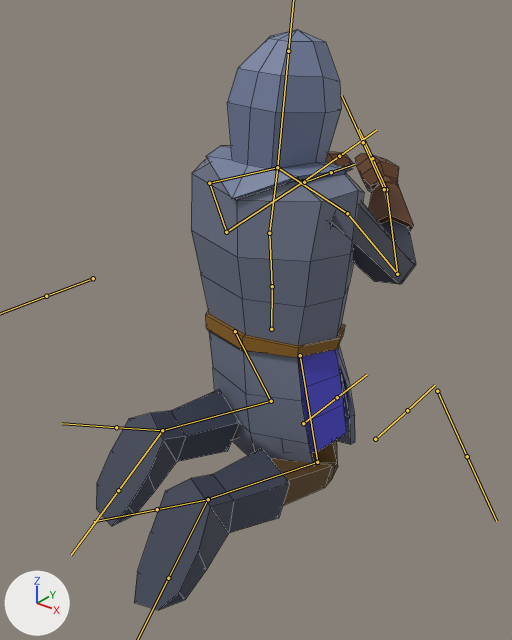
One commit to the FBX model Assets/Models/swordsman.fbx: the scene before it, then after it.
Camera for both pictures: a camera (50 mm lens) standing at (1.244, -1.637, 1.477) and looking at (0.04, -0.133, 0.545). Arrows for +X, +Y and +Z are at lower left; the lights stay in place. Both versions are drawn at frame 74 of the action 'Armature|Kneel'; the numbers are the values there. The bones that bend it are drawn over the model as lines. Mesh edges are drawn as thin lines.

Objects in the first picture: 'Body'.
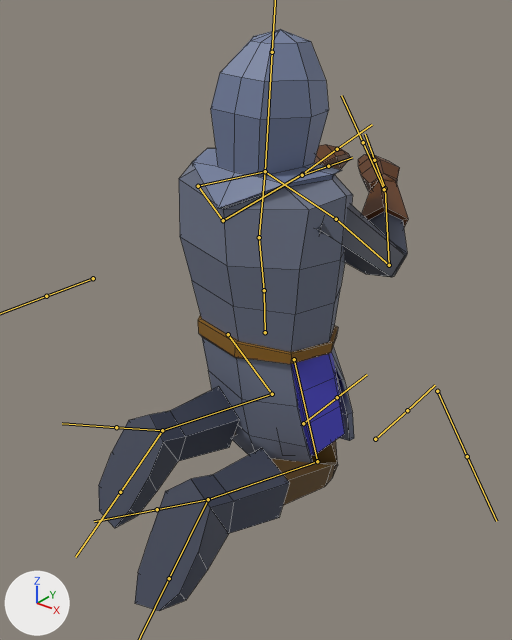
What changed in the scene script:
```text
Change bone_root:
    where bone_root = bpy.data.objects['Armature'].pose.bones['Root']
    bone_root.location: (0.0, -0.581, 0.0) -> (0.0, -0.578, 0.036)
    bone_root.rotation_quaternion: (1.0, 0.0, 0.0, 0.0) -> (1.0, 0.03, 0.005, -0.006)  # degrees (0, 0, 0) -> degrees (3, 1, -1)
Change bone_upperarm_l:
    where bone_upperarm_l = bpy.data.objects['Armature'].pose.bones['UpperArm.L']  # child of 'Shoulder.L'
    bone_upperarm_l.rotation_quaternion: (0.796, -0.453, -0.029, 0.4) -> (0.79, -0.484, -0.072, 0.37)  # degrees (-52, 18, 44) -> degrees (-57, 14, 42)
    bone_upperarm_l.scale: (0.98, 1.01, 1.0) -> (0.99, 0.99, 1.01)
Change bone_lowerarm_l:
    where bone_lowerarm_l = bpy.data.objects['Armature'].pose.bones['LowerArm.L']  # child of 'UpperArm.L'
    bone_lowerarm_l.rotation_quaternion: (0.675, -0.732, -0.001, -0.096) -> (0.777, -0.623, 0.001, -0.083)  # degrees (-94, -8, -7) -> degrees (-77, -6, -8)
    bone_lowerarm_l.scale: (1.0, 1.0, 1.01) -> (1.0, 0.98, 1.02)
Change bone_hand_l:
    where bone_hand_l = bpy.data.objects['Armature'].pose.bones['Hand.L']  # child of 'LowerArm.L'
    bone_hand_l.rotation_quaternion: (0.161, 0.016, 0.986, -0.037) -> (0.419, 0.025, 0.906, -0.053)  # degrees (4, 161, -1) -> degrees (7, 130, 0)
Change bone_upperarm_r:
    where bone_upperarm_r = bpy.data.objects['Armature'].pose.bones['UpperArm.R']  # child of 'Shoulder.R'
    bone_upperarm_r.rotation_quaternion: (0.747, -0.486, 0.075, -0.447) -> (0.735, -0.518, 0.094, -0.428)  # degrees (-57, -19, -52) -> degrees (-62, -18, -50)
    bone_upperarm_r.scale: (0.98, 1.01, 1.0) -> (0.99, 0.99, 1.01)
Change bone_lowerarm_r:
    where bone_lowerarm_r = bpy.data.objects['Armature'].pose.bones['LowerArm.R']  # child of 'UpperArm.R'
    bone_lowerarm_r.rotation_quaternion: (0.723, -0.684, 0.001, 0.09) -> (0.813, -0.577, -0.001, 0.077)  # degrees (-86, 7, 7) -> degrees (-70, 5, 7)
    bone_lowerarm_r.scale: (1.0, 0.99, 1.01) -> (1.0, 0.99, 1.02)
Change bone_upperleg_l:
    where bone_upperleg_l = bpy.data.objects['Armature'].pose.bones['UpperLeg.L']  # child of 'Root'
    bone_upperleg_l.rotation_quaternion: (0.983, 0.181, 0.03, -0.027) -> (0.976, 0.212, 0.033, -0.034)  # degrees (21, 4, -2) -> degrees (24, 5, -3)
Change bone_lowerleg_l:
    where bone_lowerleg_l = bpy.data.objects['Armature'].pose.bones['LowerLeg.L']  # child of 'UpperLeg.L'
    bone_lowerleg_l.rotation_quaternion: (-0.493, 0.87, 0.0, 0.0) -> (-0.462, 0.887, 0.0, 0.0)  # degrees (-121, 0, 0) -> degrees (-125, 0, 0)
Change bone_upperleg_r:
    where bone_upperleg_r = bpy.data.objects['Armature'].pose.bones['UpperLeg.R']  # child of 'Root'
    bone_upperleg_r.rotation_quaternion: (0.994, -0.036, -0.009, -0.101) -> (0.994, -0.024, -0.012, -0.107)  # degrees (-4, -1, -12) -> degrees (-3, -2, -12)
Change bone_lowerleg_r:
    where bone_lowerleg_r = bpy.data.objects['Armature'].pose.bones['LowerLeg.R']  # child of 'UpperLeg.R'
    bone_lowerleg_r.rotation_quaternion: (0.644, -0.765, 0.0, 0.0) -> (0.613, -0.79, 0.0, 0.0)  # degrees (-100, 0, 0) -> degrees (-104, 0, 0)
```

Changed parts and their boxes [x1, y1, x2, y2] in the pictures (512 x 640 px):
'Body', posed: before [96, 29, 416, 610]; after [99, 29, 408, 611]
bone 'Root', root to tip: before (271, 329) to (272, 288); after (265, 332) to (264, 292)
bone 'UpperArm.L', root to tip: before (209, 183) to (226, 232); after (198, 186) to (223, 220)
bone 'LowerArm.L', root to tip: before (226, 232) to (303, 181); after (223, 220) to (302, 174)
bone 'Hand.L', root to tip: before (303, 181) to (339, 156); after (302, 174) to (337, 149)
bone 'UpperArm.R', root to tip: before (347, 213) to (397, 274); after (336, 219) to (389, 265)
bone 'LowerArm.R', root to tip: before (397, 274) to (386, 189); after (389, 265) to (385, 188)
bone 'UpperLeg.L', root to tip: before (235, 331) to (271, 401); after (228, 334) to (272, 394)
bone 'LowerLeg.L', root to tip: before (271, 401) to (162, 430); after (272, 394) to (162, 430)
bone 'UpperLeg.R', root to tip: before (300, 355) to (317, 462); after (294, 359) to (317, 461)
bone 'LowerLeg.R', root to tip: before (317, 462) to (208, 499); after (317, 461) to (208, 499)
